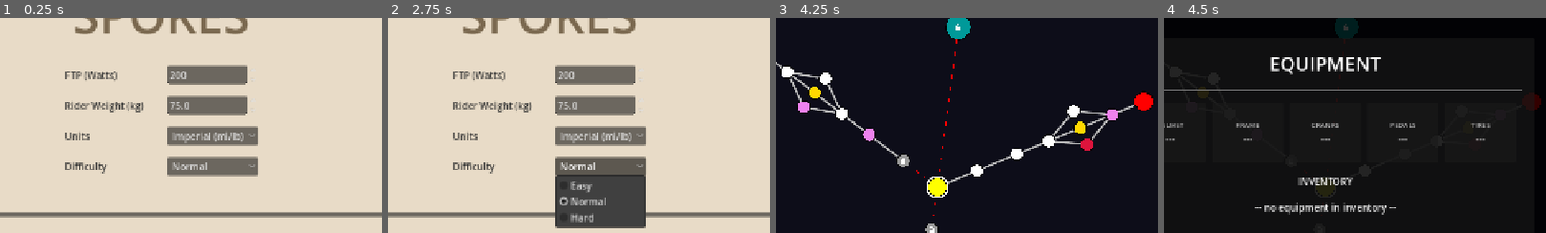
Above: before the commit, frames 1-4 (left to right).
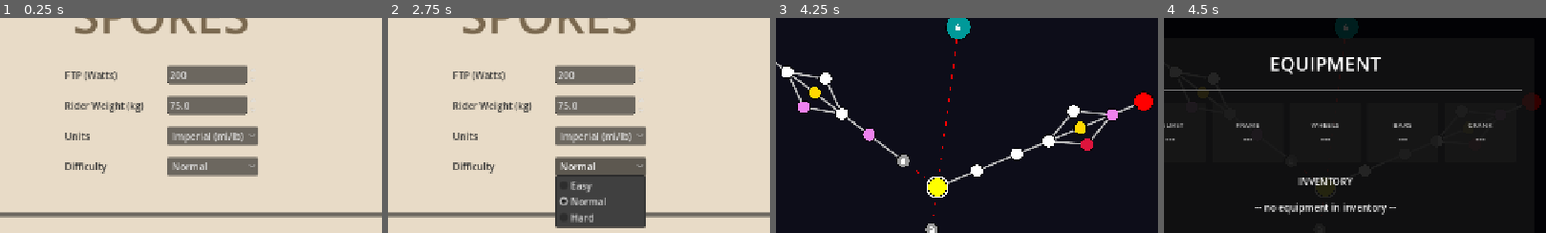
Above: after the commit, the same moments.

Repository: alexkibler/spokes-godot
Game: Godot game, scene res://src/ui/screens/MenuScene.tscn
The game is run twice, just before and just after one commit, with the same random seed, the same clock (stepped at 60 frames per second) and the same inputs.
Inputs:
- Up to frame 1 (0.25 s): no input
- Up to frame 2 (2.75 s): click "SELECT SLOT" at 0.5 s; click "NEW GAME" at 1.25 s; click "Normal" at 2 s
- Up to frame 3 (4.25 s): click "Normal" at 2.75 s; click "START RUN (SLOT 1)" at 3.5 s
- Up to frame 4 (4.5 s): click "EQUIPMENT" at 4.25 s
The pictures show only the part of the screen within x 29-79%, y 11-61%; the shares and areas given below are measured in that part.

Frames 1-3 are identical in both runs. In frame 4, 0.3% of the frame differs, in the area x 38-86%, y 48-52%.

Commit message:
victory screen stats

Diff:
--- a/src/core/Units.gd
+++ b/src/core/Units.gd
@@ -13,6 +13,9 @@
 
 const M_TO_MI: float = M_TO_KM * KM_TO_MI
 const MI_TO_M: float = MI_TO_KM * KM_TO_M
+
+const M_TO_FT: float = 3.28084
+const FT_TO_M: float = 1.0 / M_TO_FT
 
 ## Converts meters to kilometers
 static func m_to_km(m: float) -> float:
--- a/src/features/cycling/GameScene.gd
+++ b/src/features/cycling/GameScene.gd
@@ -8,6 +8,7 @@
 @onready var hud_speed_label: Label = $HUD/MarginContainer/HUDLayout/Stats/SpeedValue
 @onready var hud_dist_label: Label = $HUD/MarginContainer/HUDLayout/Stats/DistValue
 @onready var hud_grade_label: Label = $HUD/MarginContainer/HUDLayout/Stats/GradeValue
+@onready var hud_surface_label: Label = $HUD/MarginContainer/HUDLayout/Stats/SurfaceValue
 @onready var progress_bar: ProgressBar = $HUD/MarginContainer/HUDLayout/BottomPanel/ProgressBar
 @onready var environment: Node2D = $Environment
 @onready var parallax: ParallaxBackground = $ParallaxBackground
@@ -34,6 +35,10 @@
 var fit_writer: FitWriter
 var last_record_ms: int = 0
 var ride_start_time: int = 0
+var ride_elevation_gain_m: float = 0.0
+var ride_power_sum: float = 0.0
+var ride_tick_count: int = 0
+var last_elevation: float = 0.0
 
 var is_dev_build: bool = false
 
@@ -48,6 +53,9 @@
 	ride_start_time = Time.get_ticks_msec()
 	fit_writer = FitWriter.new(Time.get_unix_time_from_system() * 1000)
 	last_record_ms = ride_start_time
+
+	if course:
+		last_elevation = course.get_elevation_at_distance(0.0)
 
 	UIUtils.handle_safe_area($HUD/MarginContainer)
 
@@ -264,6 +272,16 @@
 
 	# Process Player
 	player_cyclist.process_cyclist(delta, course, all_entities, run_modifiers)
+
+	# Update Ride Stats
+	var current_elevation: float = course.get_elevation_at_distance(player_cyclist.distance_m)
+	var elev_diff: float = current_elevation - last_elevation
+	if elev_diff > 0:
+		ride_elevation_gain_m += elev_diff
+	last_elevation = current_elevation
+
+	ride_power_sum += player_cyclist.effective_power
+	ride_tick_count += 1
 
 	# For Ghosts, nearby is player + other ghosts
 	for g: Cyclist in ghosts:
@@ -449,6 +467,15 @@
 		SignalBus.item_discovered.disconnect(_on_item_discovered)
 
 	var run: Dictionary = RunManager.get_run()
+	if not run.is_empty() and run.has("stats"):
+		var s: Dictionary = run["stats"]
+		var ride_time_s: float = (Time.get_ticks_msec() - ride_start_time) / 1000.0
+		s["totalRiddenDistanceM"] += player_cyclist.distance_m
+		s["totalTimeS"] += ride_time_s
+		s["totalElevationGainM"] += ride_elevation_gain_m
+		s["totalPowerSum"] += ride_power_sum
+		s["totalRecordCount"] += ride_tick_count
+
 	var current_node: Dictionary = {}
 	for n: Dictionary in run["nodes"]:
 		if n["id"] == run["currentNodeId"]:
@@ -541,6 +568,12 @@
 		hud_dist_label.text = Units.format_fixed(dist, 2) + unit_suffix
 	if hud_grade_label:
 		hud_grade_label.text = "Grade: " + Units.format_fixed(player_cyclist.current_grade * 100.0, 1) + "%"
+	if hud_surface_label:
+		var s: Resource = player_cyclist.current_surface
+		var s_name: String = s.get("name").capitalize() if s else "Asphalt"
+		var s_crr: float = s.get("crr") if s else 0.005
+		var crr_mult: float = s_crr / 0.005
+		hud_surface_label.text = "Surface: %s (%.1fx)" % [s_name, crr_mult]
 	if progress_bar:
 		progress_bar.value = player_cyclist.distance_m
 
--- a/src/features/cycling/GameScene.tscn
+++ b/src/features/cycling/GameScene.tscn
@@ -110,6 +110,13 @@
 theme_override_font_sizes/font_size = 24
 text = "Grade: 0%"
 
+[node name="SurfaceValue" type="Label" parent="HUD/MarginContainer/HUDLayout/Stats"]
+layout_mode = 2
+theme_override_colors/font_outline_color = Color(0, 0, 0, 1)
+theme_override_constants/outline_size = 4
+theme_override_font_sizes/font_size = 24
+text = "Surface: Asphalt"
+
 [node name="DistValue" type="Label" parent="HUD/MarginContainer/HUDLayout/Stats"]
 layout_mode = 2
 theme_override_colors/font_outline_color = Color(0, 0, 0, 1)
--- a/src/features/progression/RunManager.gd
+++ b/src/features/progression/RunManager.gd
@@ -74,7 +74,9 @@
 			"totalRiddenDistanceM": 0,
 			"totalRecordCount": 0,
 			"totalPowerSum": 0,
-			"totalCadenceSum": 0
+			"totalCadenceSum": 0,
+			"totalTimeS": 0,
+			"totalElevationGainM": 0.0
 		}
 	}
 
--- a/src/features/progression/VictoryScene.gd
+++ b/src/features/progression/VictoryScene.gd
@@ -2,10 +2,58 @@
 
 # Port of VictoryScene.ts
 
+@onready var time_value: Label = %TimeValue
+@onready var dist_value: Label = %DistValue
+@onready var elev_value: Label = %ElevValue
+@onready var work_value: Label = %WorkValue
+
+func _ready() -> void:
+    var run: Dictionary = RunManager.get_run()
+    if run.is_empty() or not run.has("stats"):
+        return
+
+    var stats: Dictionary = run["stats"]
+    var units: String = SettingsManager.units
+
+    # 1. Total Time (HH:MM:SS)
+    var total_seconds: int = int(stats.get("totalTimeS", 0))
+    var hours: int = total_seconds / 3600
+    var minutes: int = (total_seconds % 3600) / 60
+    var seconds: int = total_seconds % 60
+    time_value.text = "%02d:%02d:%02d" % [hours, minutes, seconds]
+
+    # 2. Total Distance
+    var m: float = stats.get("totalRiddenDistanceM", 0.0)
+    if units == "imperial":
+        dist_value.text = "%.2f mi" % (m * Units.M_TO_MI)
+    else:
+        dist_value.text = "%.2f km" % (m * Units.M_TO_KM)
+
+    # 3. Total Elevation
+    var elev_m: float = stats.get("totalElevationGainM", 0.0)
+    if units == "imperial":
+        elev_value.text = "%d ft" % int(round(elev_m * Units.M_TO_FT))
+    else:
+        elev_value.text = "%d m" % int(round(elev_m))
+
+    # 4. Total Work (kJ)
+    # Energy (kJ) = (Avg Power * Time) / 1000
+    var p_sum: float = stats.get("totalPowerSum", 0.0)
+    var ticks: int = stats.get("totalRecordCount", 1)
+    if ticks == 0: ticks = 1
+
+    var avg_p: float = p_sum / float(ticks)
+    var work_kj: float = (avg_p * float(total_seconds)) / 1000.0
+    work_value.text = "%d kJ" % int(round(work_kj))
+
 func _on_return_pressed() -> void:
+    # Delete the save for the current run as it's completed (victory!)
+    if RunManager.current_slot_index != -1:
+        SaveManager.delete_save(RunManager.current_slot_index)
+
     # Reset run
-    RunManager.is_active_run = false
-    get_tree().change_scene_to_file("res://src/features/map/MapScene.tscn") # For now, back to map to restart
+    RunManager.reset()
+    get_tree().change_scene_to_file("res://src/ui/screens/MenuScene.tscn")
 
 func _on_save_fit_pressed() -> void:
     # In a real build, we'd trigger a native save dialog
--- a/src/features/progression/VictoryScene.tscn
+++ b/src/features/progression/VictoryScene.tscn
@@ -38,6 +38,60 @@
 text = "RUN COMPLETE!"
 horizontal_alignment = 1
 
+[node name="StatsGrid" type="GridContainer" parent="CenterContainer/VBoxContainer"]
+layout_mode = 2
+theme_override_constants/h_separation = 50
+theme_override_constants/v_separation = 15
+columns = 2
+
+[node name="TimeLabel" type="Label" parent="CenterContainer/VBoxContainer/StatsGrid"]
+layout_mode = 2
+theme_override_font_sizes/font_size = 24
+text = "Total Time:"
+
+[node name="TimeValue" type="Label" parent="CenterContainer/VBoxContainer/StatsGrid"]
+unique_name_in_owner = true
+layout_mode = 2
+theme_override_font_sizes/font_size = 24
+text = "00:00:00"
+horizontal_alignment = 2
+
+[node name="DistLabel" type="Label" parent="CenterContainer/VBoxContainer/StatsGrid"]
+layout_mode = 2
+theme_override_font_sizes/font_size = 24
+text = "Total Distance:"
+
+[node name="DistValue" type="Label" parent="CenterContainer/VBoxContainer/StatsGrid"]
+unique_name_in_owner = true
+layout_mode = 2
+theme_override_font_sizes/font_size = 24
+text = "0.0 km"
+horizontal_alignment = 2
+
+[node name="ElevLabel" type="Label" parent="CenterContainer/VBoxContainer/StatsGrid"]
+layout_mode = 2
+theme_override_font_sizes/font_size = 24
+text = "Total Elevation:"
+
+[node name="ElevValue" type="Label" parent="CenterContainer/VBoxContainer/StatsGrid"]
+unique_name_in_owner = true
+layout_mode = 2
+theme_override_font_sizes/font_size = 24
+text = "0 m"
+horizontal_alignment = 2
+
+[node name="WorkLabel" type="Label" parent="CenterContainer/VBoxContainer/StatsGrid"]
+layout_mode = 2
+theme_override_font_sizes/font_size = 24
+text = "Total Work:"
+
+[node name="WorkValue" type="Label" parent="CenterContainer/VBoxContainer/StatsGrid"]
+unique_name_in_owner = true
+layout_mode = 2
+theme_override_font_sizes/font_size = 24
+text = "0 kJ"
+horizontal_alignment = 2
+
 [node name="ReturnButton" type="Button" parent="CenterContainer/VBoxContainer"]
 custom_minimum_size = Vector2(300, 80)
 layout_mode = 2
--- a/src/ui/screens/EquipmentOverlay.gd
+++ b/src/ui/screens/EquipmentOverlay.gd
@@ -8,15 +8,24 @@
 @onready var slot_container: HBoxContainer = %SlotContainer
 @onready var inventory_list: VBoxContainer = %InventoryList
 
-const ALL_SLOTS: Array[String] = ["helmet", "frame", "cranks", "pedals", "tires"]
+const ALL_SLOTS: Array[String] = ["Rider", "Frame", "Wheels", "Handlebars", "Crank"]
+const SLOT_LABELS: Dictionary = {
+	"Rider": "HELMET",
+	"Frame": "FRAME",
+	"Wheels": "WHEELS",
+	"Handlebars": "BARS",
+	"Crank": "CRANK"
+}
 
 func _ready() -> void:
 	refresh_all()
 	SignalBus.inventory_changed.connect(refresh_all)
 
 func refresh_all() -> void:
-	_build_slots()
-	_build_inventory()
+	# Ensure the container is ready (might be called via signal before @onready)
+	if is_inside_tree():
+		_build_slots()
+		_build_inventory()
 
 func _build_slots() -> void:
 	for child in slot_container.get_children():
@@ -33,7 +42,7 @@
 		vbox.alignment = BoxContainer.ALIGNMENT_CENTER
 
 		var slot_label: Label = Label.new()
-		slot_label.text = slot.to_upper()
+		slot_label.text = SLOT_LABELS.get(slot, slot.to_upper())
 		slot_label.horizontal_alignment = HORIZONTAL_ALIGNMENT_CENTER
 		slot_label.add_theme_font_size_override("font_size", 12)
 		slot_label.add_theme_color_override("font_color", Color.GRAY)
@@ -50,8 +59,9 @@
 			var unequip_btn: Button = Button.new()
 			unequip_btn.text = "UNEQUIP"
 			unequip_btn.add_theme_font_size_override("font_size", 10)
+			var current_slot: String = slot # Capture for closure
 			unequip_btn.pressed.connect(func() -> void:
-				RunManager.unequip_item(slot)
+				RunManager.unequip_item(current_slot)
 				refresh_all()
 			)
 			vbox.add_child(unequip_btn)
@@ -94,8 +104,10 @@
 
 		var equip_btn: Button = Button.new()
 		equip_btn.text = "EQUIP"
+		var target_id: String = id # Capture for closure
 		equip_btn.pressed.connect(func() -> void:
-			RunManager.equip_item(id)
+			print("[EQUIPMENT] Equipping item: ", target_id)
+			RunManager.equip_item(target_id)
 			refresh_all()
 		)
 		hbox.add_child(equip_btn)
--- /dev/null
+++ b/tests/features/cycling/test_surface_impact.gd
@@ -0,0 +1,61 @@
+extends GutTest
+
+func test_surface_impact_on_acceleration() -> void:
+	var power: float = 200.0
+	var velocity: float = 10.0 # 36 km/h
+	var stats: CyclistStats = CyclistStats.create_from_weight(75.0)
+	var grade: float = 0.0
+
+	# 1. Baseline: Asphalt (Crr = 0.005)
+	# asphalt.tres has crr = 0.005
+	# Cyclist.gd logic: surface_crr_mult = current_surface.get("crr") / 0.005
+	# So asphalt has crrMult = 1.0
+	var modifiers_asphalt: Dictionary = {"crrMult": 1.0}
+	var acc_asphalt: float = CyclistPhysics.calculate_acceleration(power, velocity, stats, grade, modifiers_asphalt)
+
+	# 2. Gravel (Crr = 0.012)
+	# gravel.tres has crr = 0.012
+	# crrMult = 0.012 / 0.005 = 2.4
+	var modifiers_gravel: Dictionary = {"crrMult": 2.4}
+	var acc_gravel: float = CyclistPhysics.calculate_acceleration(power, velocity, stats, grade, modifiers_gravel)
+
+	# 3. Mud (Crr = 0.025)
+	# mud.tres has crr = 0.025
+	# crrMult = 0.025 / 0.005 = 5.0
+	var modifiers_mud: Dictionary = {"crrMult": 5.0}
+	var acc_mud: float = CyclistPhysics.calculate_acceleration(power, velocity, stats, grade, modifiers_mud)
+
+	print("
+--- Surface Impact on Acceleration at 200W/36kmh ---")
+	print("Asphalt (1.0x Crr): %.4f m/s²" % acc_asphalt)
+	print("Gravel  (2.4x Crr): %.4f m/s²" % acc_gravel)
+	print("Mud     (5.0x Crr): %.4f m/s²" % acc_mud)
+
+	assert_gt(acc_asphalt, acc_gravel, "Acceleration on asphalt should be greater than on gravel")
+	assert_gt(acc_gravel, acc_mud, "Acceleration on gravel should be greater than in mud")
+
+	# Verify that terminal velocity is also affected
+	var v_asphalt: float = _find_steady_state_speed(power, stats, grade, modifiers_asphalt) * 3.6
+	var v_gravel: float = _find_steady_state_speed(power, stats, grade, modifiers_gravel) * 3.6
+	var v_mud: float = _find_steady_state_speed(power, stats, grade, modifiers_mud) * 3.6
+
+	print("
+--- Terminal Velocity at 200W ---")
+	print("Asphalt: %.2f km/h" % v_asphalt)
+	print("Gravel:  %.2f km/h" % v_gravel)
+	print("Mud:     %.2f km/h" % v_mud)
+
+	assert_gt(v_asphalt, v_gravel, "Terminal velocity on asphalt should be higher than on gravel")
+	assert_gt(v_gravel, v_mud, "Terminal velocity on gravel should be higher than in mud")
+
+func _find_steady_state_speed(power: float, stats: CyclistStats, grade: float, modifiers: Dictionary) -> float:
+	var v_min: float = 0.0
+	var v_max: float = 60.0
+	for i in range(30):
+		var v_mid: float = (v_min + v_max) / 2.0
+		var acc: float = CyclistPhysics.calculate_acceleration(power, v_mid, stats, grade, modifiers)
+		if acc > 0:
+			v_min = v_mid
+		else:
+			v_max = v_mid
+	return (v_min + v_max) / 2.0
--- /dev/null
+++ b/tests/features/progression/test_victory_cleanup.gd
@@ -0,0 +1,34 @@
+extends "res://addons/gut/test.gd"
+
+func before_each() -> void:
+	# Clear saves before each test
+	for i: int in range(SaveManager.SLOT_COUNT):
+		SaveManager.delete_save(i)
+	RunManager.reset()
+
+func test_victory_deletes_save_and_resets_manager() -> void:
+	var slot: int = 1
+	RunManager.start_new_run(3, 10.0, "normal", 200, 75.0, "metric")
+	RunManager.current_slot_index = slot
+
+	# Save the game
+	SaveManager.save_game(slot)
+	assert_true(SaveManager.has_save(slot), "Save should exist before victory")
+	assert_true(RunManager.is_active_run, "Run should be active")
+	assert_eq(RunManager.current_slot_index, slot, "Slot index should be set")
+
+	# Instantiate VictoryScene to test its logic
+	var victory_scene_script: GDScript = load("res://src/features/progression/VictoryScene.gd")
+	var victory_scene: Control = Control.new()
+	victory_scene.set_script(victory_scene_script)
+	add_child(victory_scene)
+
+	# Simulate pressing the return button
+	victory_scene._on_return_pressed()
+
+	# Verify
+	assert_false(SaveManager.has_save(slot), "Save should be deleted after victory")
+	assert_false(RunManager.is_active_run, "Run should not be active")
+	assert_eq(RunManager.current_slot_index, -1, "Slot index should be reset")
+
+	victory_scene.queue_free()
